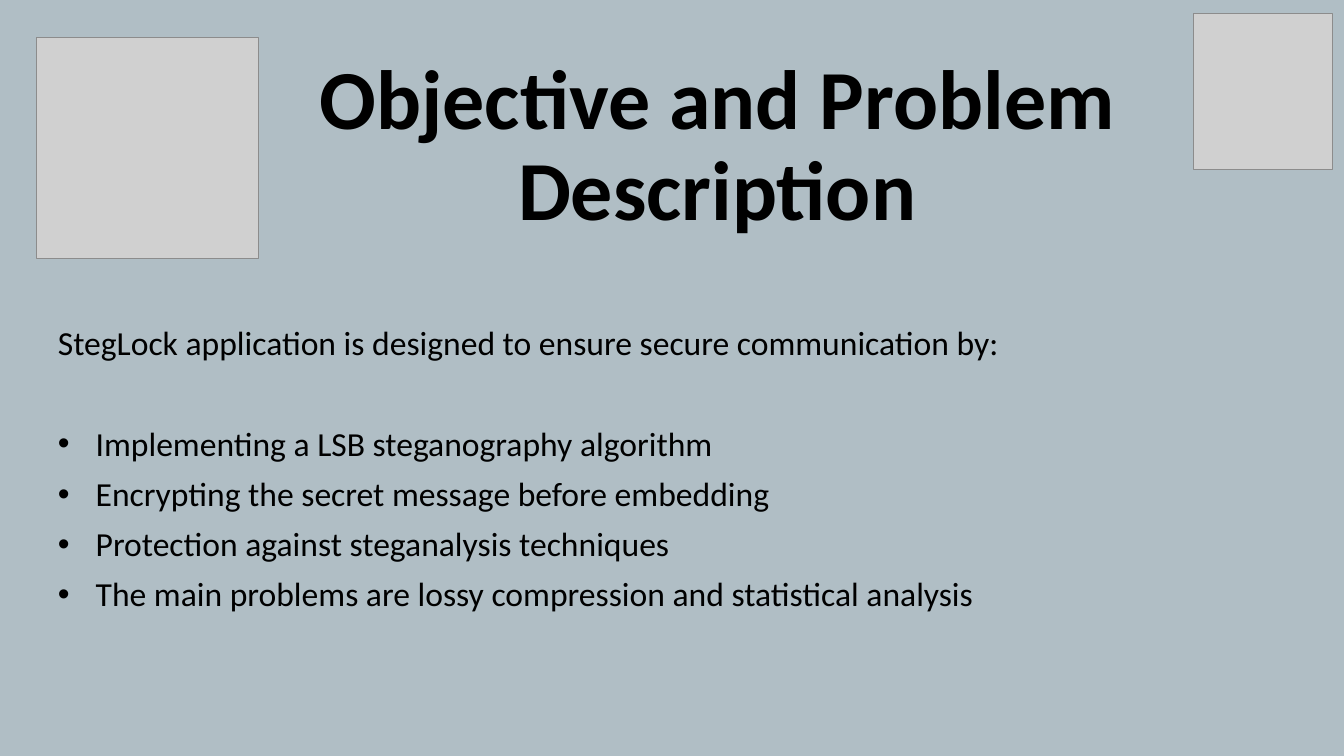
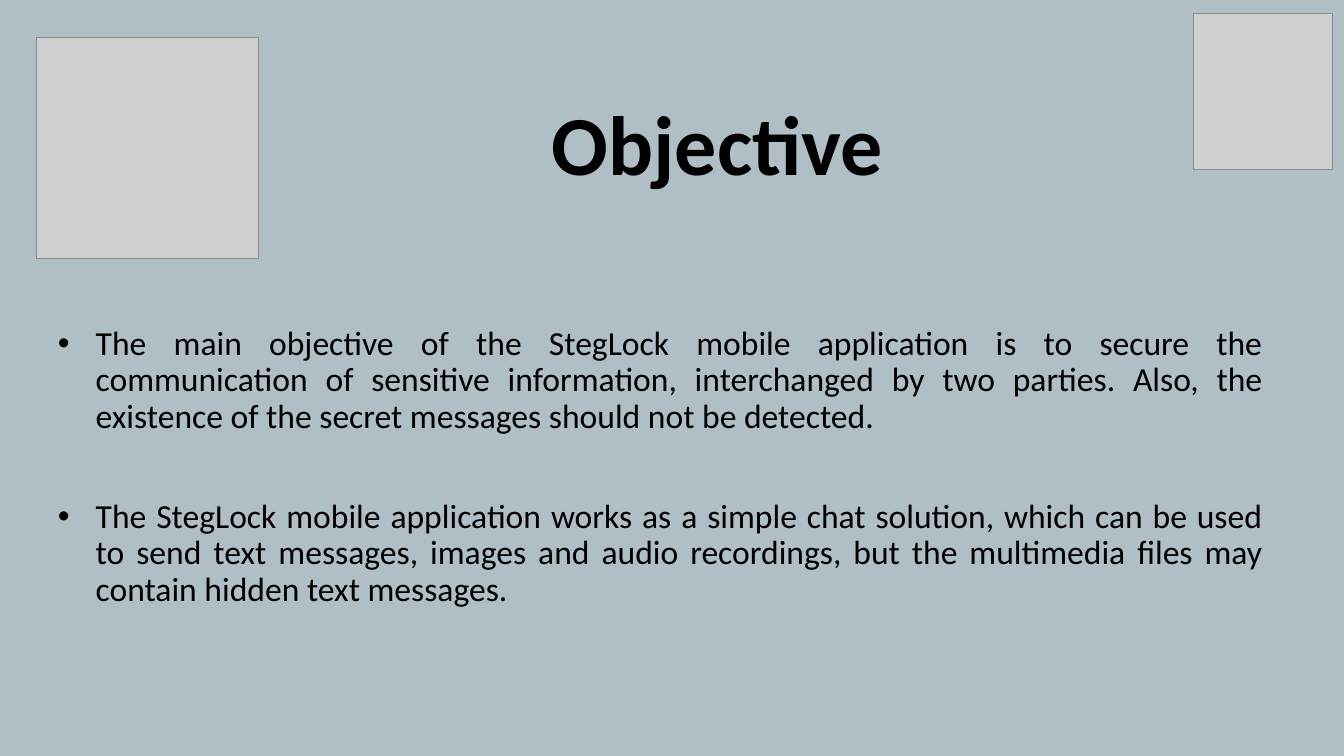
Before and after one commit to rraduionescu/DissertationPaper, a slide deck: slide 3 of 1_DissertationPaper/8_DISSERTATION_THESIS_Ionescu_Radu_Stefan_PRESENTATION.pptx. Drawn at 1344x756 pixels with LibreOffice and Linux fonts; fonts in the diff are those of the drawing; grey boxes stand for pictures. Boxes give left, top, right and bottom in pixels: in the first picture for what was removed or moved away, otherwise in the second. Text is boxed around its words. In the diff, an @@ line names an element or a change of style, - is before the commit and + after.

Commit message:
StegLock - DONE

```diff
--- a/1_DissertationPaper/8_DISSERTATION_THESIS_Ionescu_Radu_Stefan_PRESENTATION.pptx
+++ b/1_DissertationPaper/8_DISSERTATION_THESIS_Ionescu_Radu_Stefan_PRESENTATION.pptx
@@ title at [552, 116, 883, 189]: text changed @@
-Objective and Problem Description
+Objective
@@ subtitle at [96, 331, 1263, 607]: text changed @@
-StegLock application is designed to ensure secure communication by:
-• Implementing a LSB steganography algorithm
-• Encrypting the secret message before embedding
-• Protection against steganalysis techniques
-• The main problems are lossy compression and statistical analysis
+• The main objective of the StegLock mobile application is to secure the communication of sensitive information, interchanged by two parties. Also, the existence of the secret messages should not be detected.
+• The StegLock mobile application works as a simple chat solution, which can be used to send text messages, images and audio recordings, but the multimedia files may contain hidden text messages.
```
Also in this commit, not shown: 6 other slides changed, 5 slides added, 4 other files.
